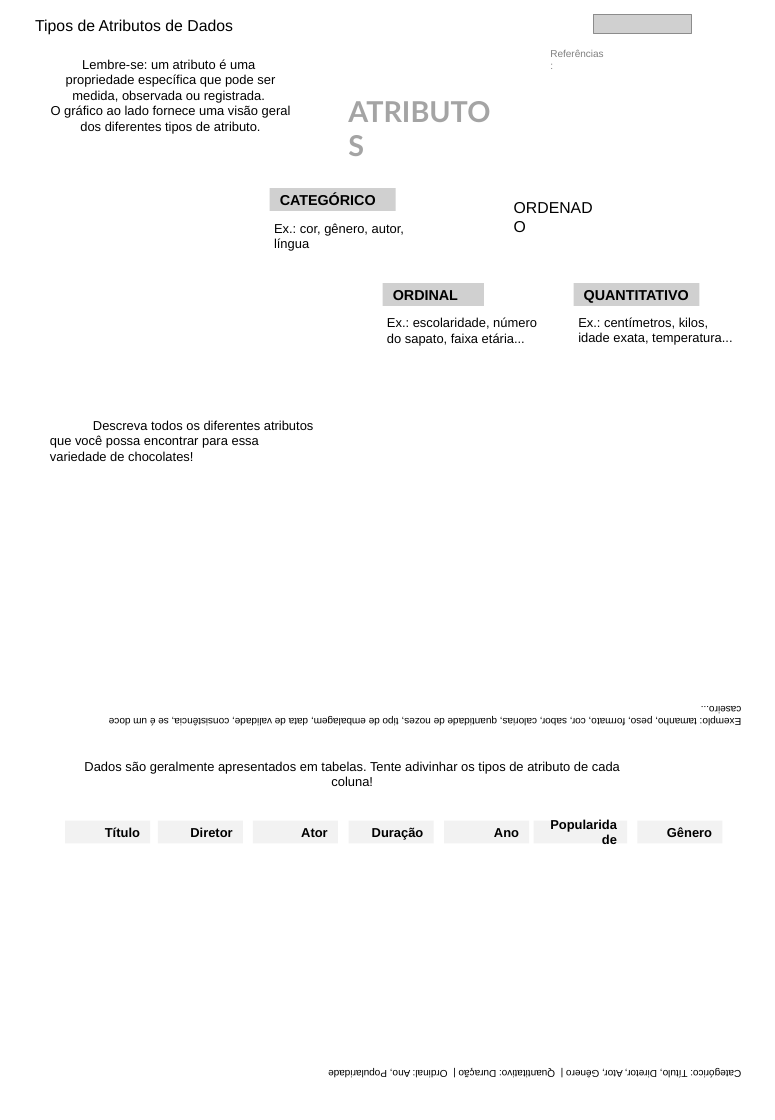
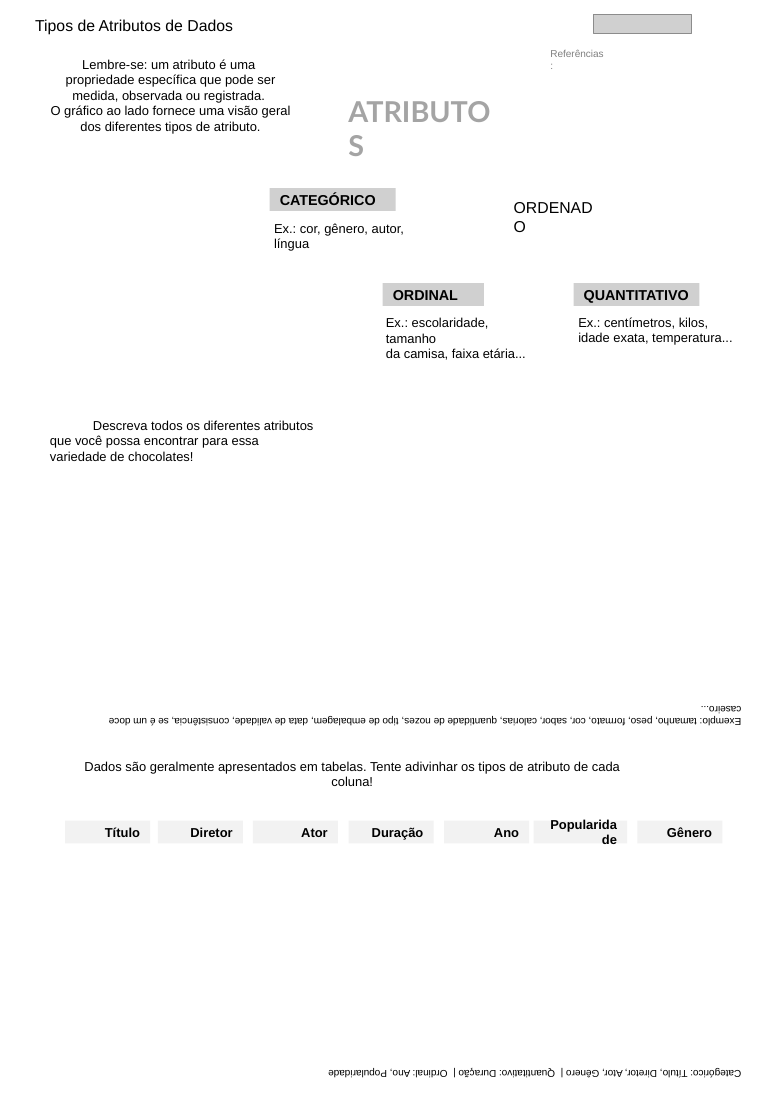
Before and after one commit to fhstp/comixplain, a slide deck: slide 6 of Comixplain_Editions/Attribute Types/PowerPoint/Comixplain - Attribute Types PT-BR.pptx. Drawn at 775x1120 pixels with LibreOffice and Linux fonts; fonts in the diff are those of the drawing; grey boxes stand for pictures; background and template pictures are left out. Boxes give left, top, right and bottom in pixels: in the first picture for what was removed or moved away, otherwise in the second. Text is boxed around its words. In the diff, an @@ line names an element or a change of style, - is before the commit and + after.

```diff
--- a/Comixplain_Editions/Attribute Types/PowerPoint/Comixplain - Attribute Types PT-BR.pptx
+++ b/Comixplain_Editions/Attribute Types/PowerPoint/Comixplain - Attribute Types PT-BR.pptx
@@ text at [386,317,526,360]: text changed @@
-Ex.: escolaridade, número
-do sapato, faixa etária...
+Ex.: escolaridade, tamanho
+da camisa, faixa etária...
```
Also in this commit, not shown: 11 other files.
